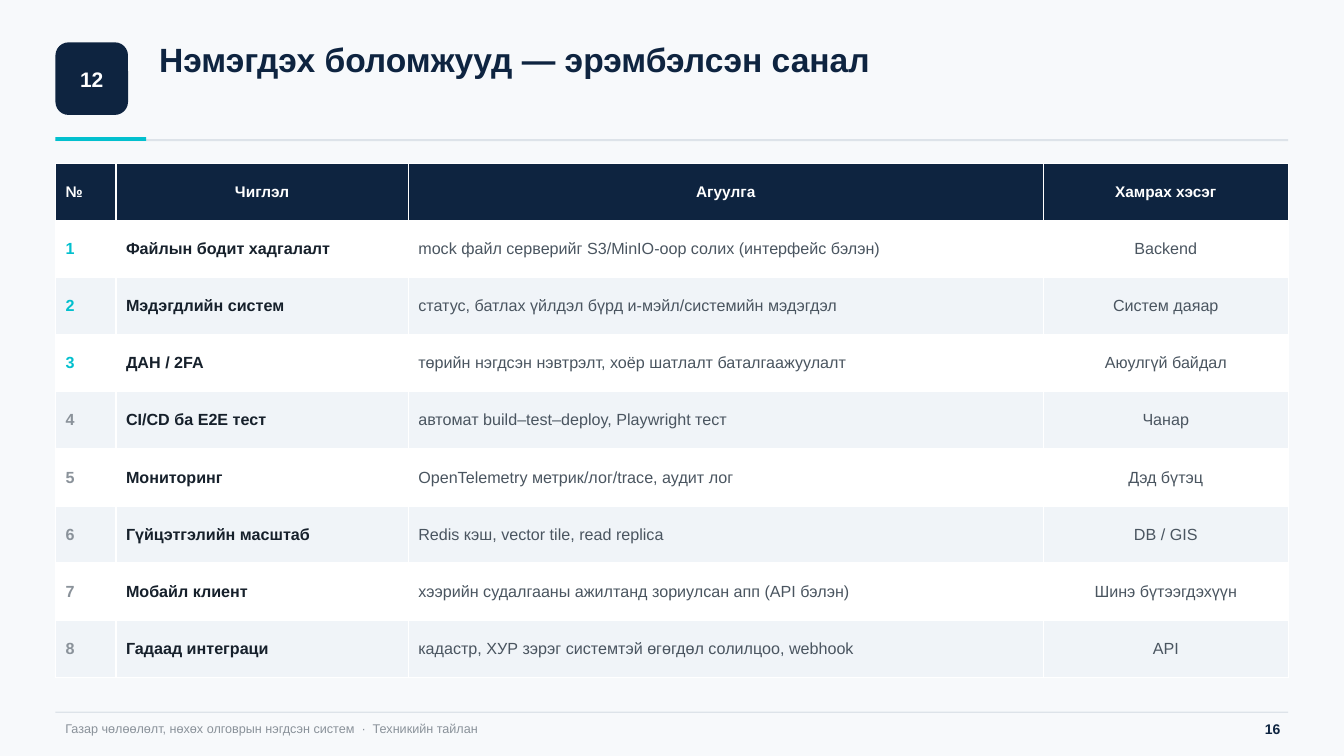
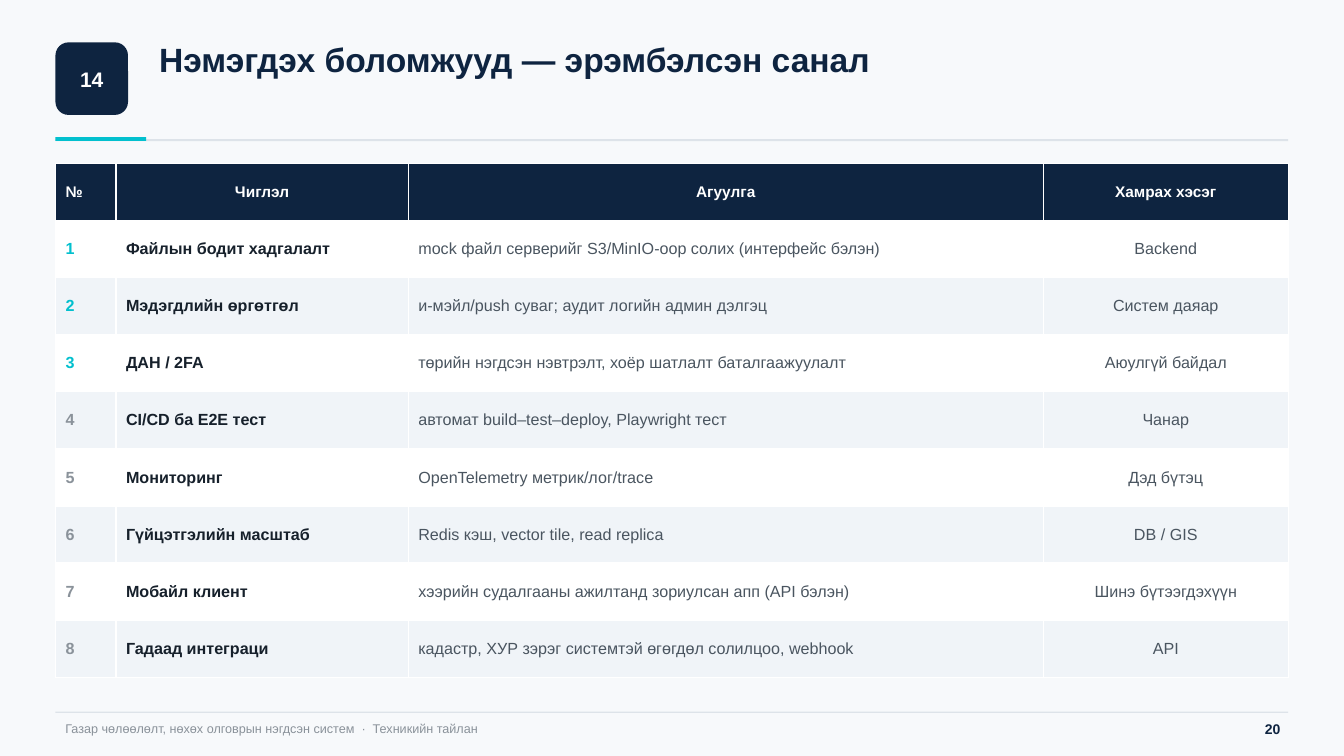
Before and after one commit to bumaa7018/acquisition_frontend, a slide deck: slide 21 of system-tailan.pptx (slide 17 before the commit). Drawn at 1344x756 pixels with LibreOffice and Linux fonts; fonts in the diff are those of the drawing. Boxes give left, top, right and bottom in pixels: in the first picture for what was removed or moved away, otherwise in the second. Text is boxed around its words. In the diff, an @@ line names an element or a change of style, - is before the commit and + after.

```diff
--- a/system-tailan.pptx
+++ b/system-tailan.pptx
@@ text in rounded rectangle at bbox=[80, 72, 103, 87]: text changed @@
-12
+14
@@ table at bbox=[55, 163, 1289, 678] @@
-row 3, column 2: Мэдэгдлийн систем
+row 3, column 2: Мэдэгдлийн өргөтгөл
-row 3, column 3: статус, батлах үйлдэл бүрд и-мэйл/системийн мэдэгдэл
+row 3, column 3: и-мэйл/push суваг; аудит логийн админ дэлгэц
-row 6, column 3: OpenTelemetry метрик/лог/trace, аудит лог
+row 6, column 3: OpenTelemetry метрик/лог/trace
@@ text at bbox=[1265, 724, 1281, 734]: text changed @@
-16
+20
```
Also in this commit, not shown: 10 other slides changed, 4 slides added, 6 other files.
